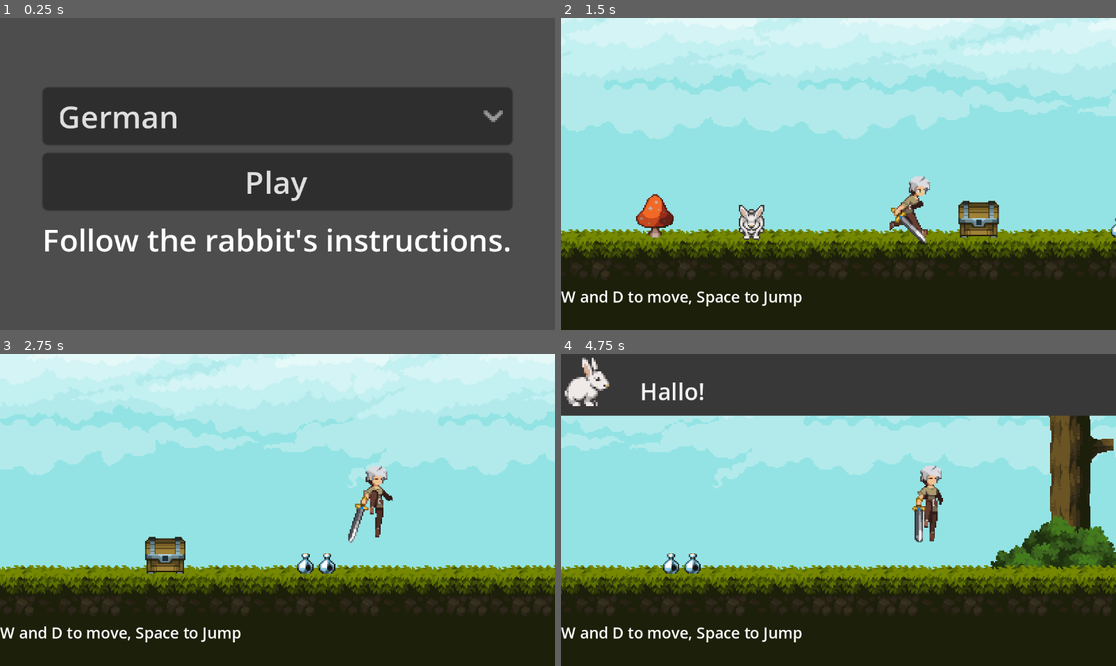
Above: before the commit, frames 1-4 (two rows, left to right).
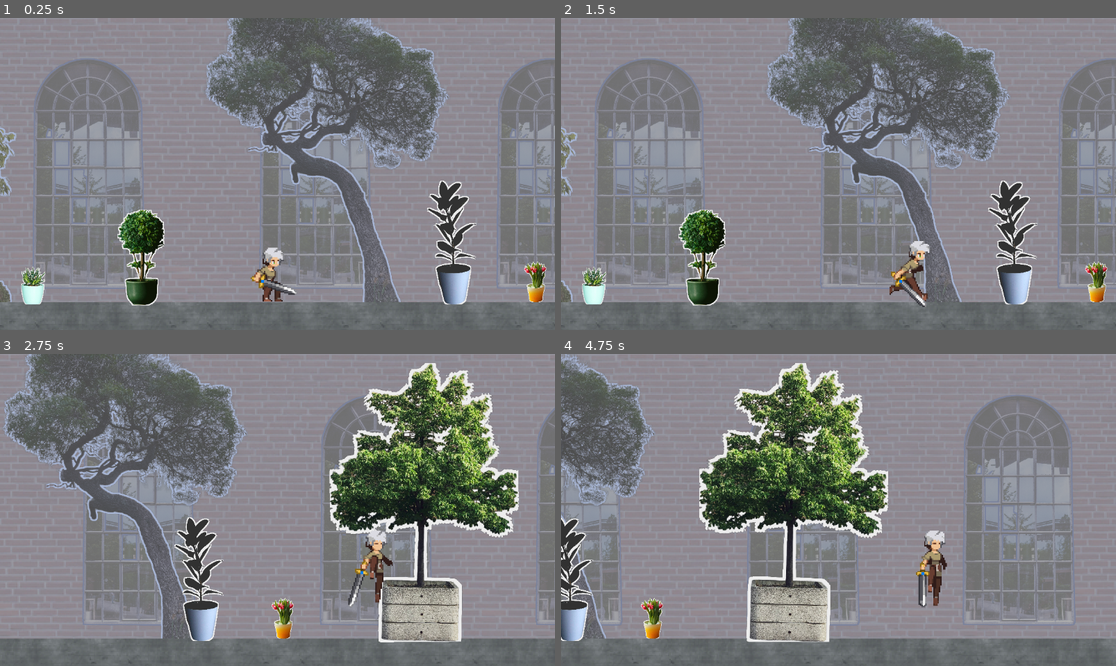
Above: after the commit, the same moments.

Repository: koljapluemer/lingua-escape
Game: Godot game, scene res://Levels/02_Stuff_Reacting/Level02.tscn
Same seed, same stepped clock (60 frames per second), same inputs: the game is played once before the commit and once after it. Before the commit the project starts from res://Levels/start_menu.tscn.
Inputs (mouse positions are in pixels of both pictures, inside the frame that each line leads up to):
- Up to frame 1 (0.25 s): no input
- Up to frame 2 (1.5 s): click (838, 180) at 0.5 s, where only the run before the commit has a clickable "Play"; hold D (right) from 1.28 s (still down)
- Up to frame 3 (2.75 s): keep holding D (right); tap Space (jump) at 1.52, 2.27 s
- Up to frame 4 (4.75 s): release D (right) at 2.78 s; hold A (left) 2.78-3.53 s; hold D (right) from 3.53 s (still down); tap Space (jump) at 3.77, 4.52 s

The runs differ from the first frame. In frame 1, 92% of the frame differs, in the area x 0-100%, y 0-100%; in frame 2, 100%; in frame 3, 100%; in frame 4, 99%.

Commit message:
add basic rustle and shake to tree when running along

Diff:
--- a/Levels/02_Stuff_Reacting/Level02.tscn
+++ b/Levels/02_Stuff_Reacting/Level02.tscn
@@ -6,7 +6,7 @@
 [ext_resource type="Texture2D" uid="uid://b6xbmqa48goce" path="res://Art/levels/plants/pot_bush.png" id="4_f78jt"]
 [ext_resource type="Texture2D" uid="uid://bhrhyel7dueoe" path="res://Art/levels/plants/pot_flower.png" id="5_nfevk"]
 [ext_resource type="Texture2D" uid="uid://d1vkjf56o7xk0" path="res://Art/levels/plants/pot_plant.png" id="6_bdxi7"]
-[ext_resource type="Texture2D" uid="uid://oa2js7f2bofm" path="res://Art/levels/plants/pot_tree.png" id="7_nve8v"]
+[ext_resource type="PackedScene" uid="uid://5qvibu0oyi0k" path="res://Scenes/goal_object_animated.tscn" id="7_kufvw"]
 [ext_resource type="Shader" path="res://Levels/02_Stuff_Reacting/Outline_Alt.gdshader" id="8_06gc6"]
 [ext_resource type="Texture2D" uid="uid://besswnaa35tuv" path="res://Art/levels/plants/concrete_test.jpg" id="8_po1vb"]
 [ext_resource type="Texture2D" uid="uid://bog1bhpe3fa0b" path="res://Art/levels/plants/paler_bricks.jpg" id="9_8yeuv"]
@@ -76,7 +76,6 @@
 remote_path = NodePath("../../Camera2D")
 
 [node name="Camera2D" type="Camera2D" parent="."]
-position = Vector2(0, -1)
 offset = Vector2(0, -70)
 zoom = Vector2(0.7, 0.7)
 process_callback = 0
@@ -131,12 +130,7 @@
 scale = Vector2(0.0798852, 0.0798853)
 texture = ExtResource("6_bdxi7")
 
-[node name="tree" type="Sprite2D" parent="Objects"]
-z_index = -1
-material = SubResource("ShaderMaterial_jdkaj")
-position = Vector2(296, -76)
-scale = Vector2(0.232954, 0.232954)
-texture = ExtResource("7_nve8v")
+[node name="tree" parent="Objects" instance=ExtResource("7_kufvw")]
 
 [node name="Background" type="Node2D" parent="."]
 
--- /dev/null
+++ b/Levels/02_Stuff_Reacting/tree.gd
@@ -0,0 +1,32 @@
+extends Sprite2D
+@onready var animation_player: AnimationPlayer = %AnimationPlayer
+@onready var audio_stream_player_2d: AudioStreamPlayer2D = %AudioStreamPlayer2D
+
+
+# Called when the node enters the scene tree for the first time.
+func _ready() -> void:
+	pass # Replace with function body.
+
+
+# Called every frame. 'delta' is the elapsed time since the previous frame.
+func _process(delta: float) -> void:
+	pass
+
+
+
+func _on_area_2d_area_entered(area: Area2D) -> void:
+	animation_player.play("react_to_win")
+	#audio_stream_player_2d.seek(500)
+	#audio_stream_player_2d.playing = true
+	#create_event_timer(1.5, stop_sound)
+
+func stop_sound():
+	audio_stream_player_2d.stop()
+
+func create_event_timer(n, function_to_call):
+	var timer := Timer.new()
+	add_child(timer)
+	timer.wait_time = n
+	timer.one_shot = true
+	timer.connect("timeout", function_to_call)
+	timer.start()
--- /dev/null
+++ b/Scenes/goal_object_animated.tscn
@@ -0,0 +1,148 @@
+[gd_scene load_steps=10 format=3 uid="uid://5qvibu0oyi0k"]
+
+[ext_resource type="Texture2D" uid="uid://oa2js7f2bofm" path="res://Art/levels/plants/pot_tree.png" id="1_u1qjt"]
+[ext_resource type="Script" path="res://Levels/02_Stuff_Reacting/tree.gd" id="2_7sx85"]
+[ext_resource type="AudioStream" uid="uid://dlafqcm3yklb" path="res://Art/levels/plants/tree_shake.wav" id="3_lqa8b"]
+
+[sub_resource type="Shader" id="Shader_7ldre"]
+code = "shader_type canvas_item;
+
+uniform vec4 line_color : source_color = vec4(1.0);
+uniform float line_thickness : hint_range(0, 10) = 1.0;
+
+const vec2 OFFSETS[8] = {
+	vec2(-1, -1), vec2(-1, 0), vec2(-1, 1), vec2(0, -1), vec2(0, 1),
+	vec2(1, -1), vec2(1, 0), vec2(1, 1)
+};
+
+void fragment() {
+	vec2 size = TEXTURE_PIXEL_SIZE * line_thickness;
+	float outline = 0.0;
+
+	for (int i = 0; i < OFFSETS.length(); i++) {
+		outline += texture(TEXTURE, UV + size * OFFSETS[i]).a;
+	}
+	outline = min(outline, 1.0);
+
+	vec4 color = texture(TEXTURE, UV);
+	COLOR = mix(color, line_color, outline - color.a);
+}"
+
+[sub_resource type="ShaderMaterial" id="ShaderMaterial_jdkaj"]
+shader = SubResource("Shader_7ldre")
+shader_parameter/line_color = Color(0.929412, 0.929412, 0.929412, 1)
+shader_parameter/line_thickness = 10.0
+
+[sub_resource type="RectangleShape2D" id="RectangleShape2D_nwjmh"]
+size = Vector2(266.147, 210.342)
+
+[sub_resource type="Animation" id="Animation_5rx4b"]
+length = 0.001
+tracks/0/type = "value"
+tracks/0/imported = false
+tracks/0/enabled = true
+tracks/0/path = NodePath(".:rotation")
+tracks/0/interp = 1
+tracks/0/loop_wrap = true
+tracks/0/keys = {
+"times": PackedFloat32Array(0),
+"transitions": PackedFloat32Array(1),
+"update": 0,
+"values": [0.0]
+}
+tracks/1/type = "value"
+tracks/1/imported = false
+tracks/1/enabled = true
+tracks/1/path = NodePath("AudioStreamPlayer2D:playing")
+tracks/1/interp = 1
+tracks/1/loop_wrap = true
+tracks/1/keys = {
+"times": PackedFloat32Array(0),
+"transitions": PackedFloat32Array(1),
+"update": 1,
+"values": [true]
+}
+tracks/2/type = "value"
+tracks/2/imported = false
+tracks/2/enabled = true
+tracks/2/path = NodePath("AudioStreamPlayer2D:volume_db")
+tracks/2/interp = 1
+tracks/2/loop_wrap = true
+tracks/2/keys = {
+"times": PackedFloat32Array(0),
+"transitions": PackedFloat32Array(1),
+"update": 0,
+"values": [-10.0]
+}
+
+[sub_resource type="Animation" id="Animation_rpegl"]
+resource_name = "react_to_win"
+tracks/0/type = "value"
+tracks/0/imported = false
+tracks/0/enabled = true
+tracks/0/path = NodePath(".:rotation")
+tracks/0/interp = 1
+tracks/0/loop_wrap = true
+tracks/0/keys = {
+"times": PackedFloat32Array(0, 0.1, 0.2, 0.3, 0.5, 0.6),
+"transitions": PackedFloat32Array(1, 1, 1, 1, 1, 1),
+"update": 0,
+"values": [0.0, -0.00872665, 0.00872665, -0.0122173, 0.0122173, 0.0]
+}
+tracks/1/type = "value"
+tracks/1/imported = false
+tracks/1/enabled = true
+tracks/1/path = NodePath("AudioStreamPlayer2D:playing")
+tracks/1/interp = 1
+tracks/1/loop_wrap = true
+tracks/1/keys = {
+"times": PackedFloat32Array(0, 0.8),
+"transitions": PackedFloat32Array(1, 1),
+"update": 1,
+"values": [true, false]
+}
+tracks/2/type = "value"
+tracks/2/imported = false
+tracks/2/enabled = true
+tracks/2/path = NodePath("AudioStreamPlayer2D:volume_db")
+tracks/2/interp = 1
+tracks/2/loop_wrap = true
+tracks/2/keys = {
+"times": PackedFloat32Array(0, 0.1, 0.8),
+"transitions": PackedFloat32Array(1, 1, 1),
+"update": 0,
+"values": [-10.0, 0.0, -80.0]
+}
+
+[sub_resource type="AnimationLibrary" id="AnimationLibrary_gs1fa"]
+_data = {
+"RESET": SubResource("Animation_5rx4b"),
+"react_to_win": SubResource("Animation_rpegl")
+}
+
+[node name="tree" type="Sprite2D"]
+z_index = -1
+material = SubResource("ShaderMaterial_jdkaj")
+position = Vector2(296, -76)
+scale = Vector2(0.232954, 0.232954)
+texture = ExtResource("1_u1qjt")
+script = ExtResource("2_7sx85")
+
+[node name="Area2D" type="Area2D" parent="."]
+
+[node name="CollisionShape2D" type="CollisionShape2D" parent="Area2D"]
+position = Vector2(-21.4635, 341.269)
+shape = SubResource("RectangleShape2D_nwjmh")
+
+[node name="AnimationPlayer" type="AnimationPlayer" parent="."]
+unique_name_in_owner = true
+libraries = {
+"": SubResource("AnimationLibrary_gs1fa")
+}
+
+[node name="AudioStreamPlayer2D" type="AudioStreamPlayer2D" parent="."]
+unique_name_in_owner = true
+stream = ExtResource("3_lqa8b")
+volume_db = -10.0
+
+[connection signal="area_entered" from="Area2D" to="." method="_on_area_2d_area_entered"]
--- a/project.godot
+++ b/project.godot
@@ -11,7 +11,7 @@
 [application]
 
 config/name="SidescrollerQuickstart"
-run/main_scene="res://Levels/start_menu.tscn"
+run/main_scene="res://Levels/02_Stuff_Reacting/Level02.tscn"
 config/features=PackedStringArray("4.2", "Mobile")
 config/icon="res://icon.svg"
 
Not shown, added: Art/levels/plants/tree_shake.wav.import
Not shown, added: Art/levels/plants/tree_shake.wav
Not shown, changed: README.md
